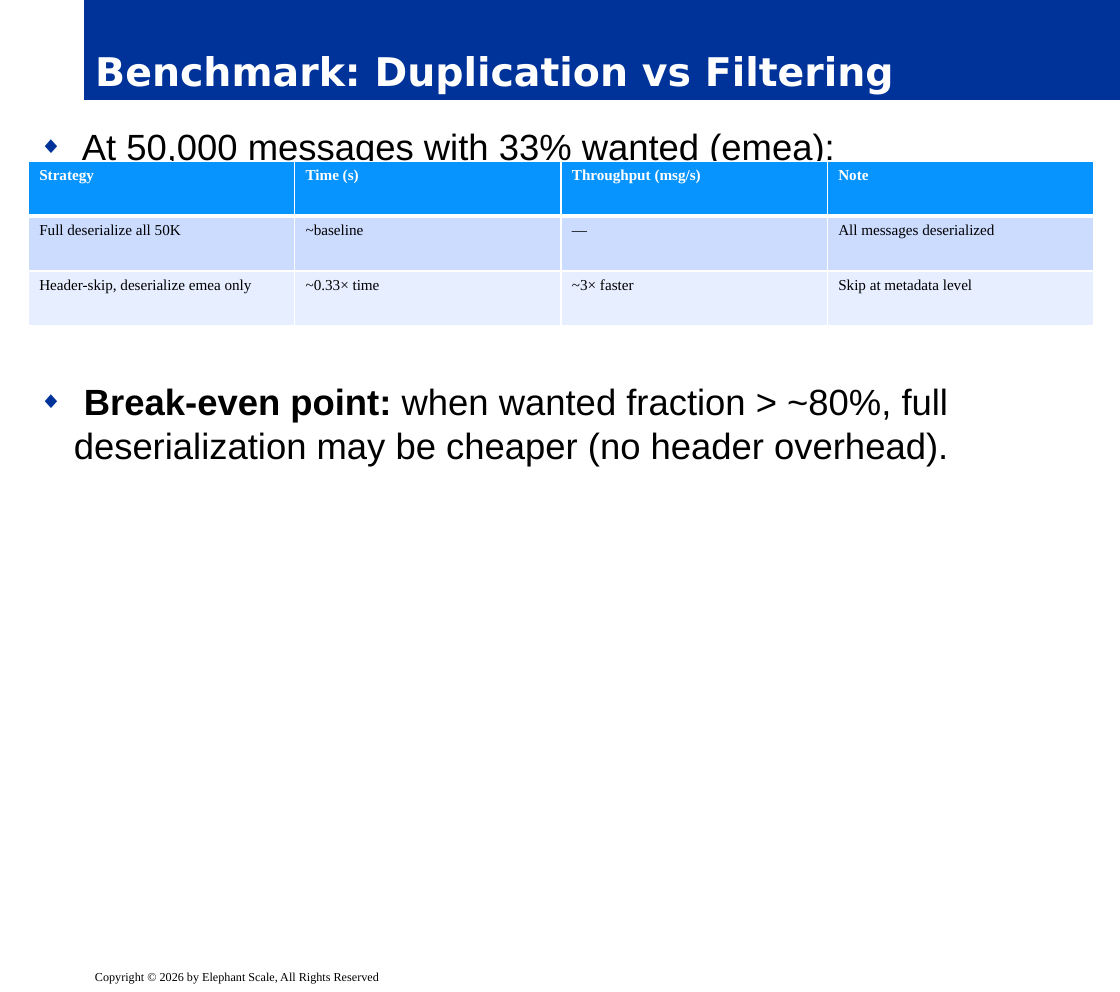
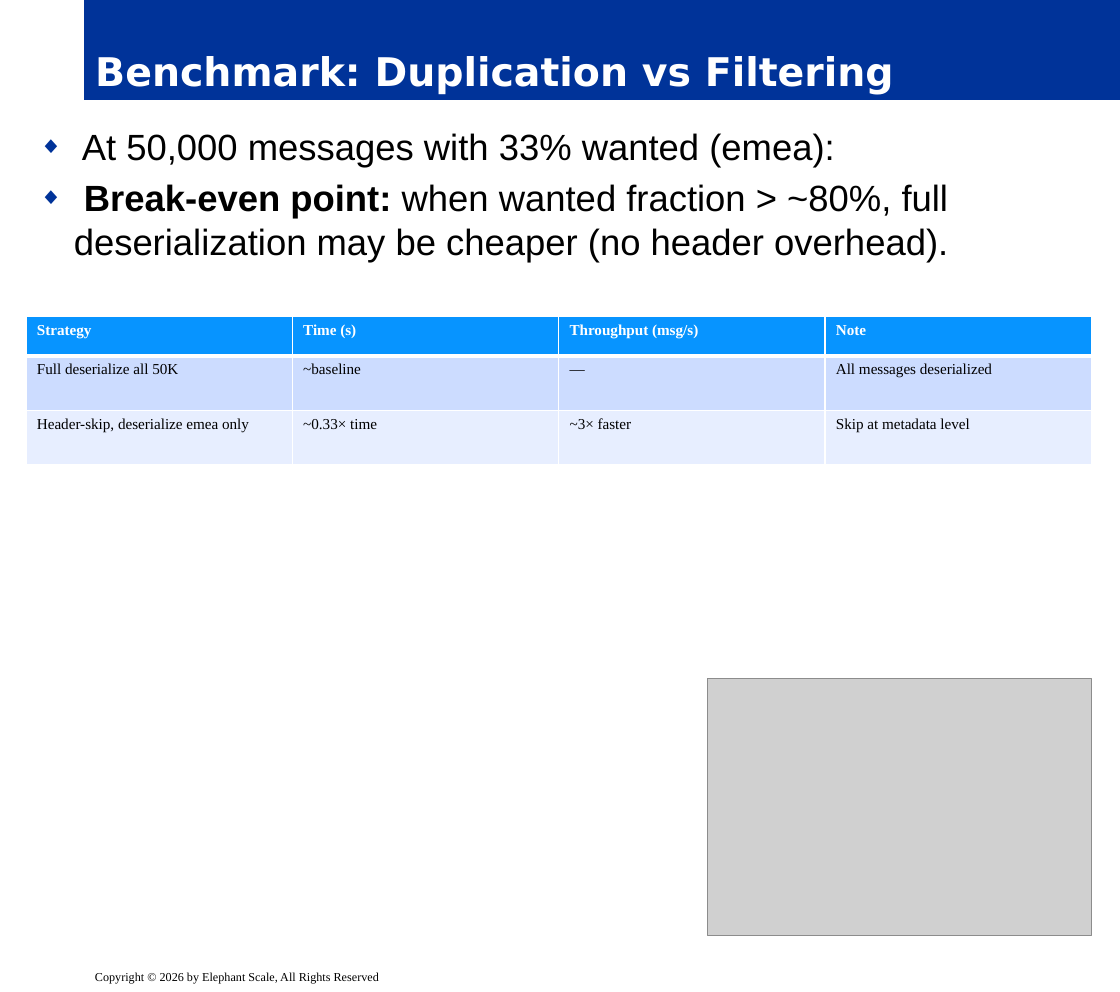
Before and after one commit to elephantscale/Advanced-Kafka-Streaming, a slide deck: slide 16 of slides/release/07__module7.pptx. Drawn at 1120x992 pixels with LibreOffice and Linux fonts; fonts in the diff are those of the drawing; grey boxes stand for pictures; background and template pictures are left out. Boxes give left, top, right and bottom in pixels: in the first picture for what was removed or moved away, otherwise in the second. Text is boxed around its words. In the diff, an @@ line names an element or a change of style, - is before the commit and + after.

```diff
--- a/slides/release/07__module7.pptx
+++ b/slides/release/07__module7.pptx
@@ text "At 50,000 messages with 33% ..." rewrapped from box(74, 133, 949, 467) to box(74, 133, 949, 263) @@
@@ table: place and size @@
-table at box(28, 162, 1095, 326)
+table at box(26, 316, 1093, 578)
@@ picture added at box(707, 679, 1092, 935) @@
```
Also in this commit, not shown: 13 other slides changed, 2 slides added.
